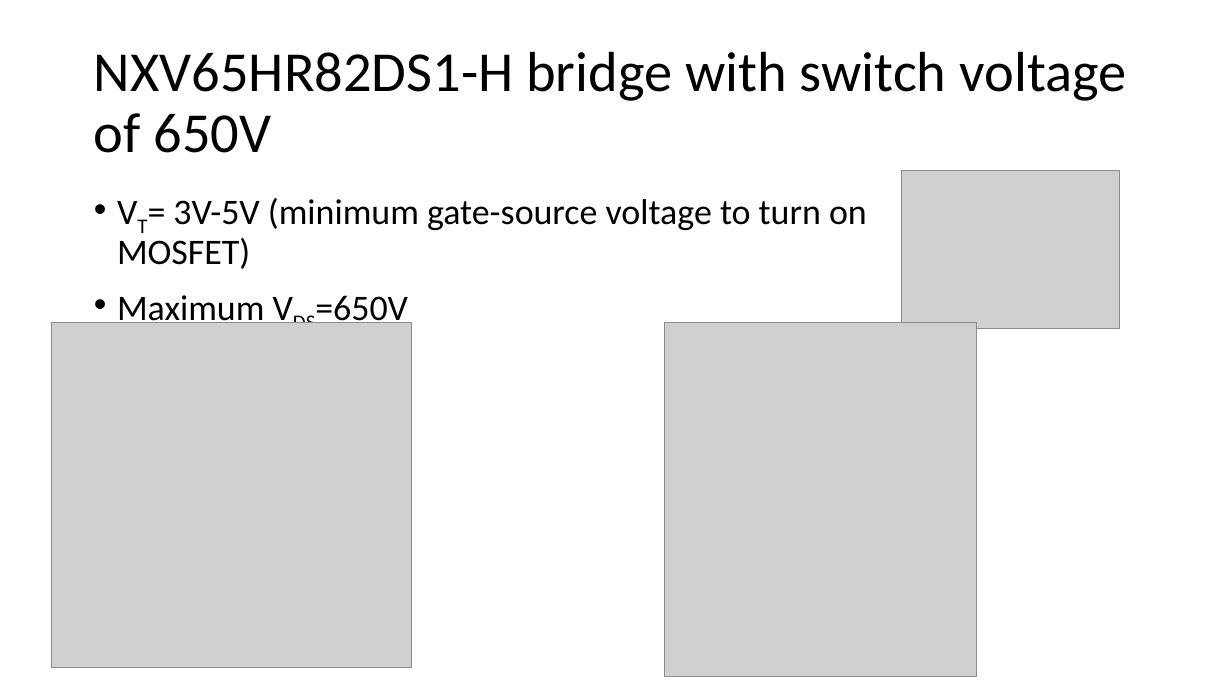
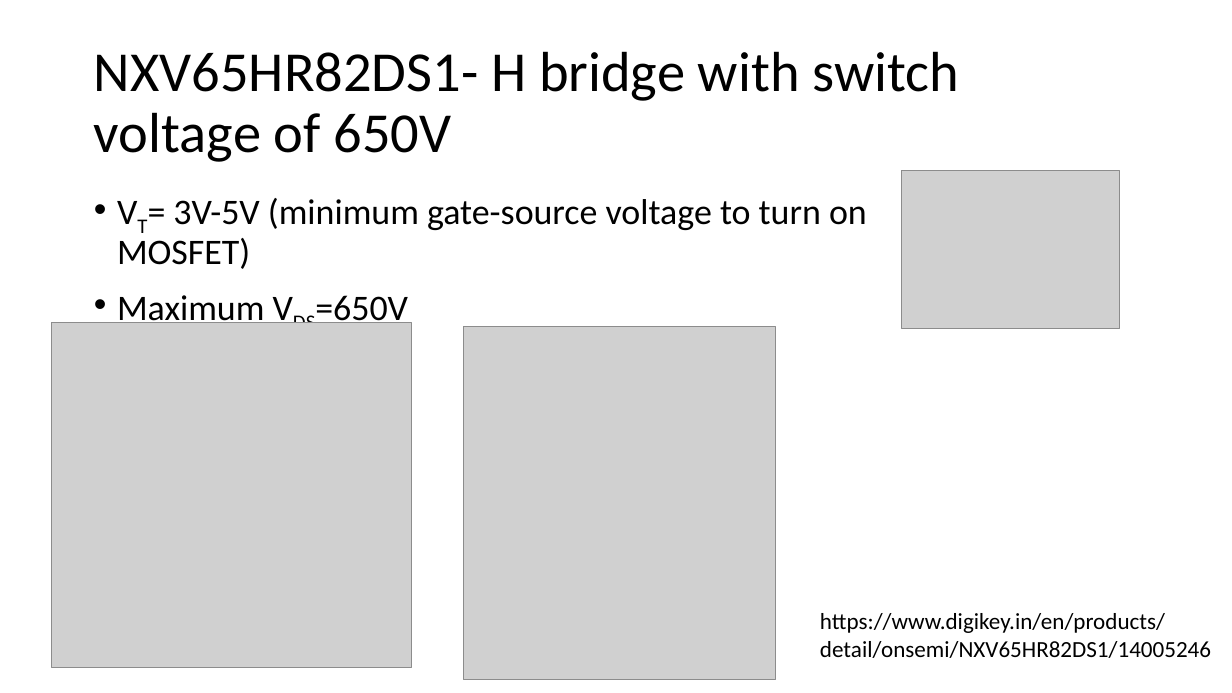
Before and after one commit to RaghavJuyal/Millikan-Oil-Drop, a slide deck: slide 4 of components/Millikan.pptx (slide 3 before the commit). Drawn at 1232x693 pixels with LibreOffice and Linux fonts; fonts in the diff are those of the drawing; grey boxes stand for pictures. Boxes give left, top, right and bottom in pixels: in the first picture for what was removed or moved away, otherwise in the second. Text is boxed around its words. In the diff, an @@ line names an element or a change of style, - is before the commit and + after.

```diff
--- a/components/Millikan.pptx
+++ b/components/Millikan.pptx
@@ title at <box>94,51,960,162</box>: spaces changed @@
-NXV65HR82DS1-H bridge with switch voltage of 650V
+NXV65HR82DS1- H bridge with switch voltage of 650V
@@ picture: place and size @@
-picture at <box>665,323,977,677</box>
+picture at <box>463,326,775,680</box>
@@ text added at <box>820,613,1211,658</box>, 18 pt, text #000000 @@
+https://www.digikey.in/en/products/detail/onsemi/NXV65HR82DS1/14005246
```
Also in this commit, not shown: 1 other slide changed, 3 slides added.
